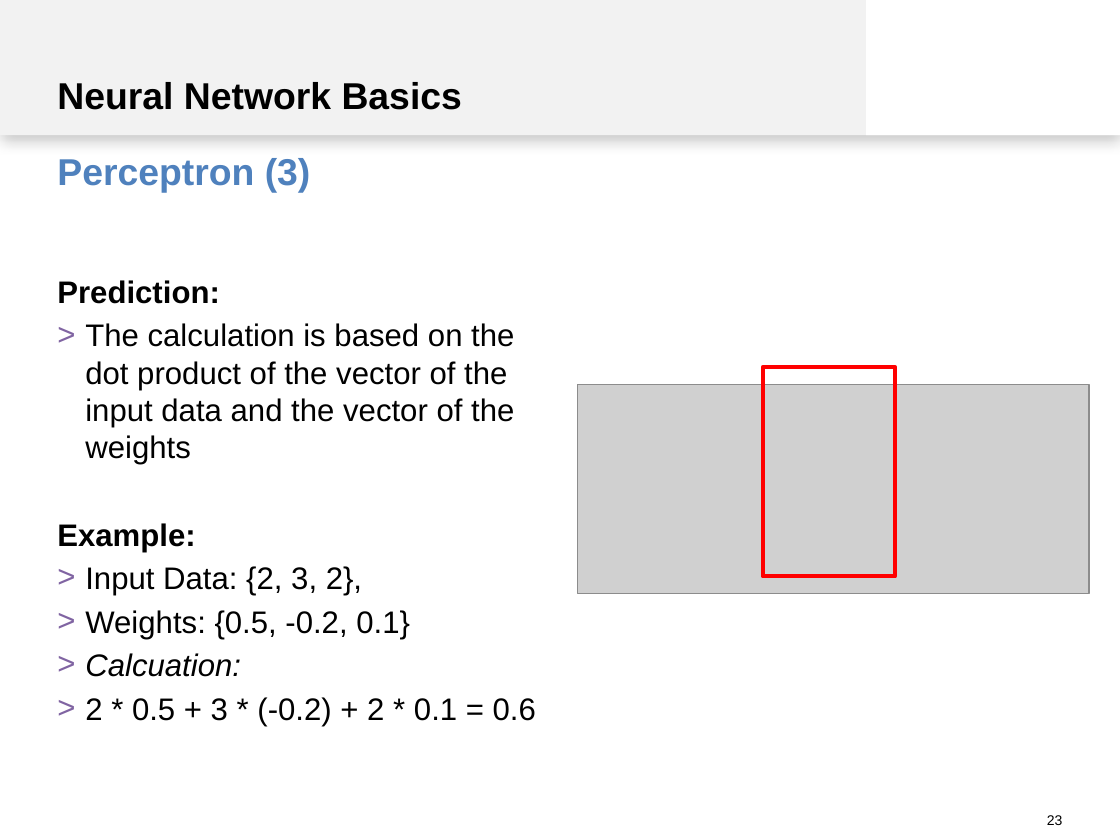
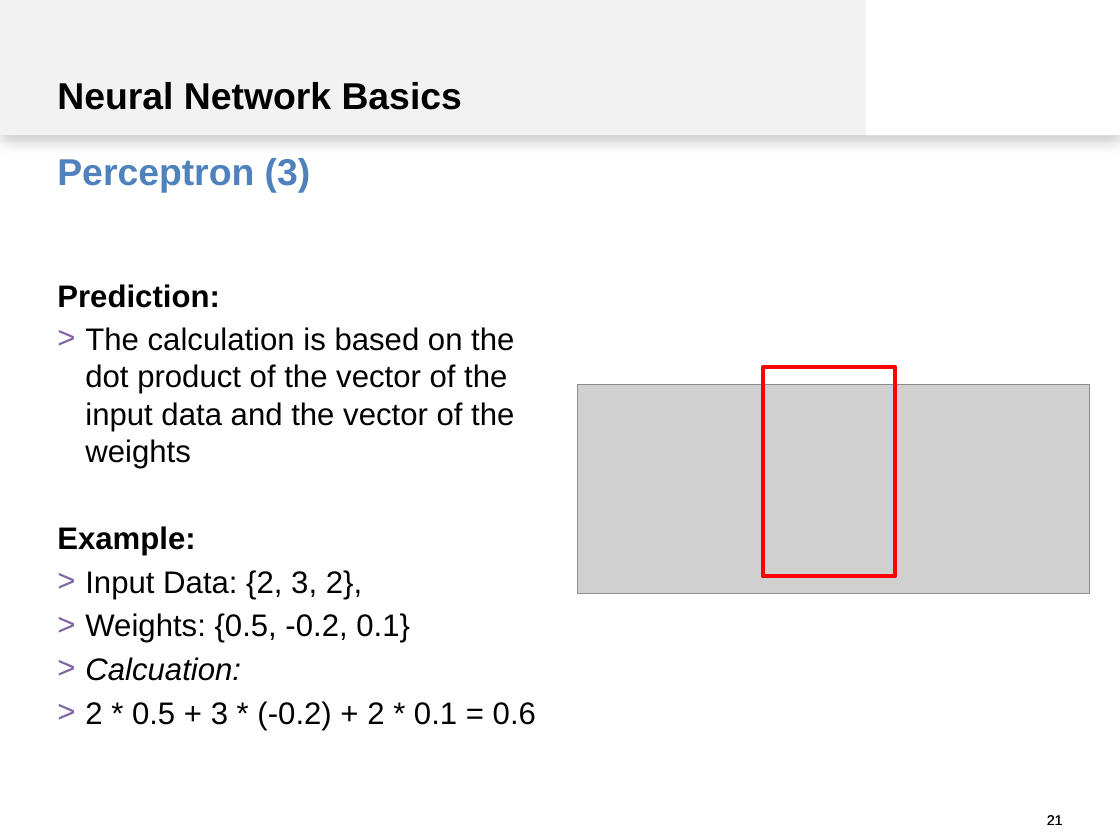
Before and after one commit to spinfo/LSS_DLwithText, a slide deck: slide 21 of docs/introduction.pptx (slide 23 before the commit). Drawn at 1120x840 pixels with LibreOffice and Linux fonts; fonts in the diff are those of the drawing; grey boxes stand for pictures. Boxes give left, top, right and bottom in pixels: in the first picture for what was removed or moved away, otherwise in the second. Text is boxed around its words. In the diff, an @@ line names an element or a change of style, - is before the commit and + after.

```diff
--- a/docs/introduction.pptx
+++ b/docs/introduction.pptx
@@ text "Prediction:" at bbox=[57, 284, 536, 730]: vertical alignment bottom to top @@
@@ page number added at bbox=[560, 800, 1063, 840], 9 pt, text #000000 @@
+21
@@ page number at bbox=[1047, 815, 1063, 825]: text changed @@
-23
+21
```
Also in this commit, not shown: 34 other slides changed, 2 slides added, 3 slides removed.
